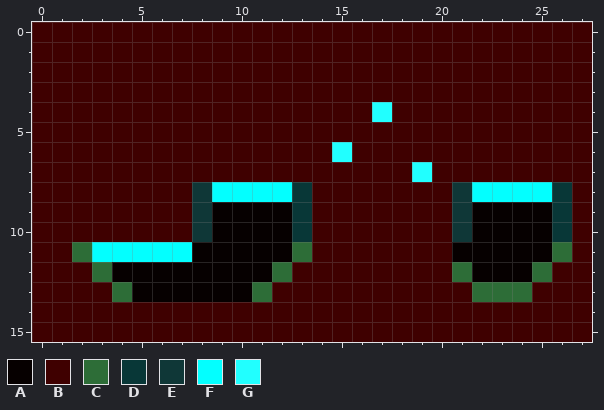
Two states of a pixel-art sprite, res/level_one_data/level_one_data2.png. The picture above was drawn from the file before the commit.
The file is 28x16 pixels. Colours within 5 levels of each other are drawn and written as one.
Palette (. is transparent): A #060000  B #3f0000  C #2d6d37  D #083737  E #0f3737  F #03ffff  G #21ffff
After the commit:
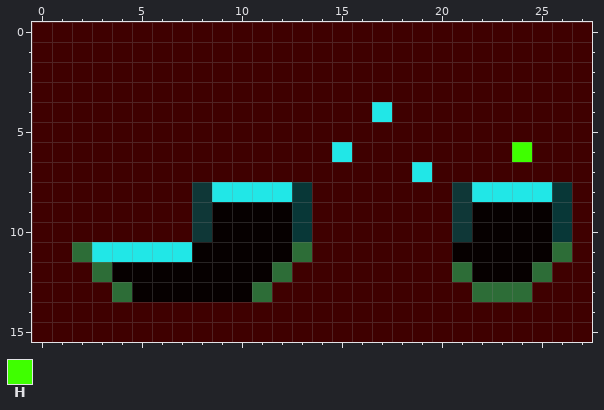
Colours new in this view: H #3fff00
From old to new:
colour F: #03ffff -> #21e7e7
y 4: x 17 G -> F
y 6: x 15 G -> F; x 24 B -> H
y 7: x 19 G -> F
